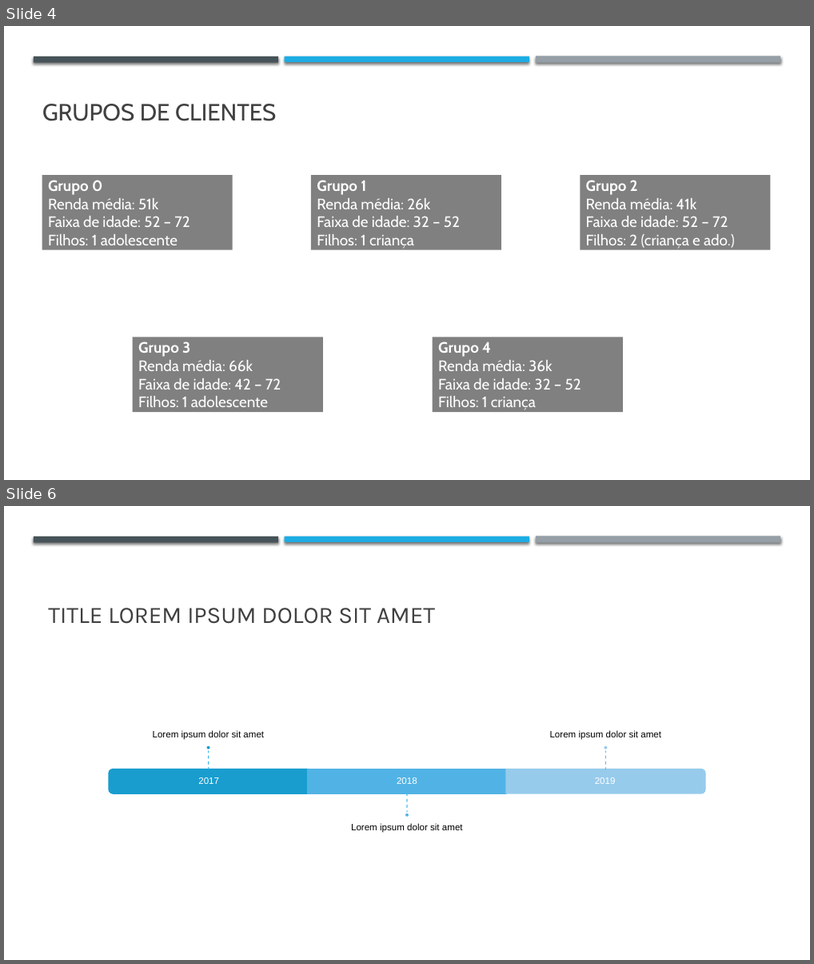
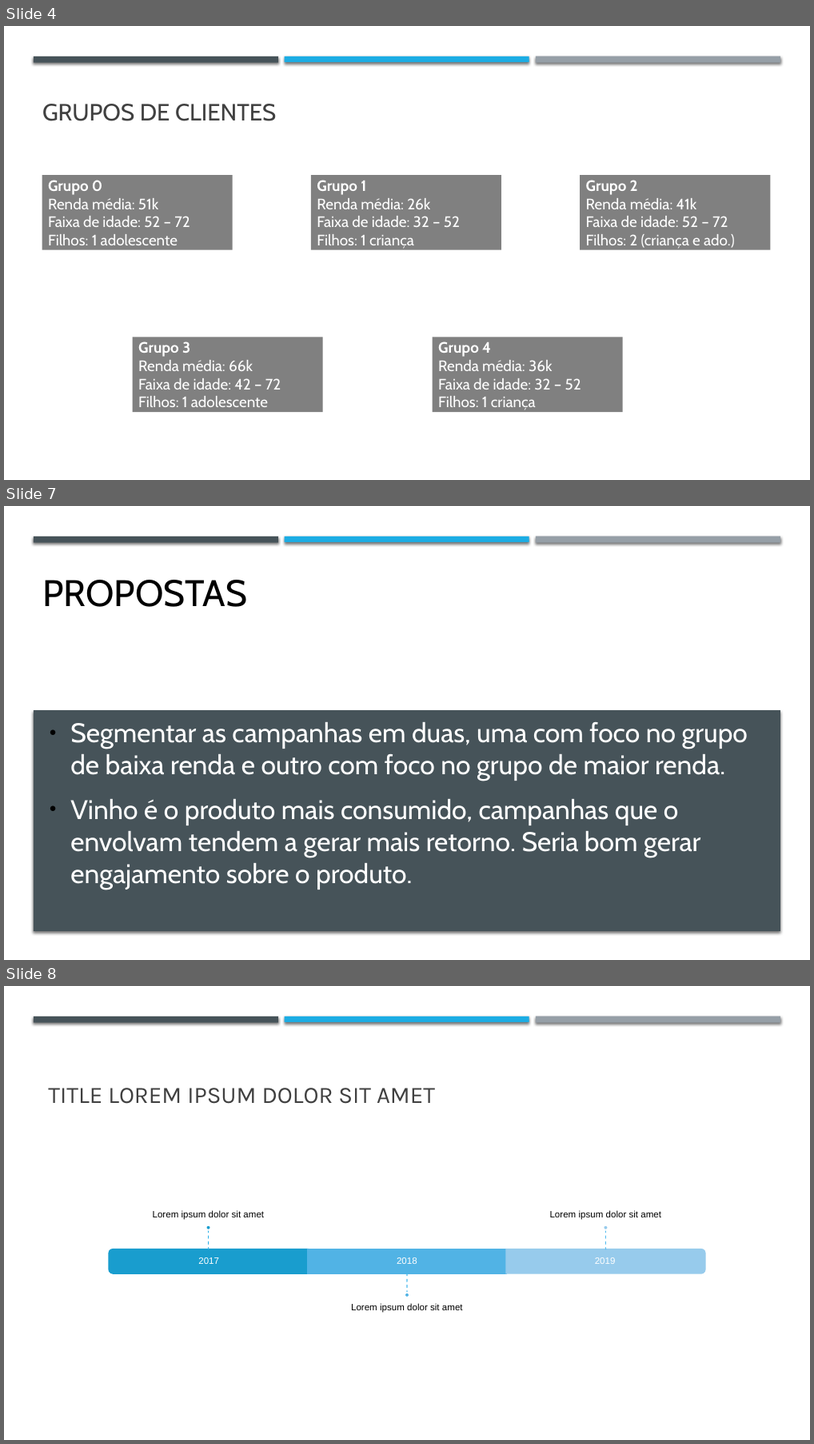
Before and after one commit to BrunoSantosPK/case-client-behavior, a slide deck: data/analise.pptx. Shown one above the other, each under a label of ours: slides 4 and 6 before the commit, slides 4, 7 and 8 after it; the slides between them are not shown. The pictures are 814x964 and 814x1444 pixels, drawn with LibreOffice and Linux fonts; fonts in the diff are those of the drawing. Boxes give left, top, right and bottom in pixels: in the first picture for what was removed or moved away, otherwise in the second. Text is boxed around its words. In the diff, an @@ line names an element or a change of style, - is before the commit and + after.

```diff
--- a/data/analise.pptx
+++ b/data/analise.pptx
@@ slide 7 added at (4, 506, 810, 960), background #FFFFFF; not listed: 3 template elements that a slide beside it also shows @@
@@ text added at (42, 580, 247, 607), 44 pt, text #000000 @@
+PROPOSTAS
@@ rectangle added at (34, 710, 782, 931), fill #465359 @@
@@ text added at (70, 722, 748, 889), 32 pt, text #FFFFFF @@
+● Segmentar as campanhas em duas, uma com foco no grupo de baixa renda e outro com foco no grupo de maior renda.
+● Vinho é o produto mais consumido, campanhas que o envolvam tendem a gerar mais retorno. Seria bom gerar engajamento sobre o produto.
@@ what was slide 6 is now slide 8 @@
```
Also in this commit, not shown: 3 slides changed, 1 other slide added, 5 other files.
